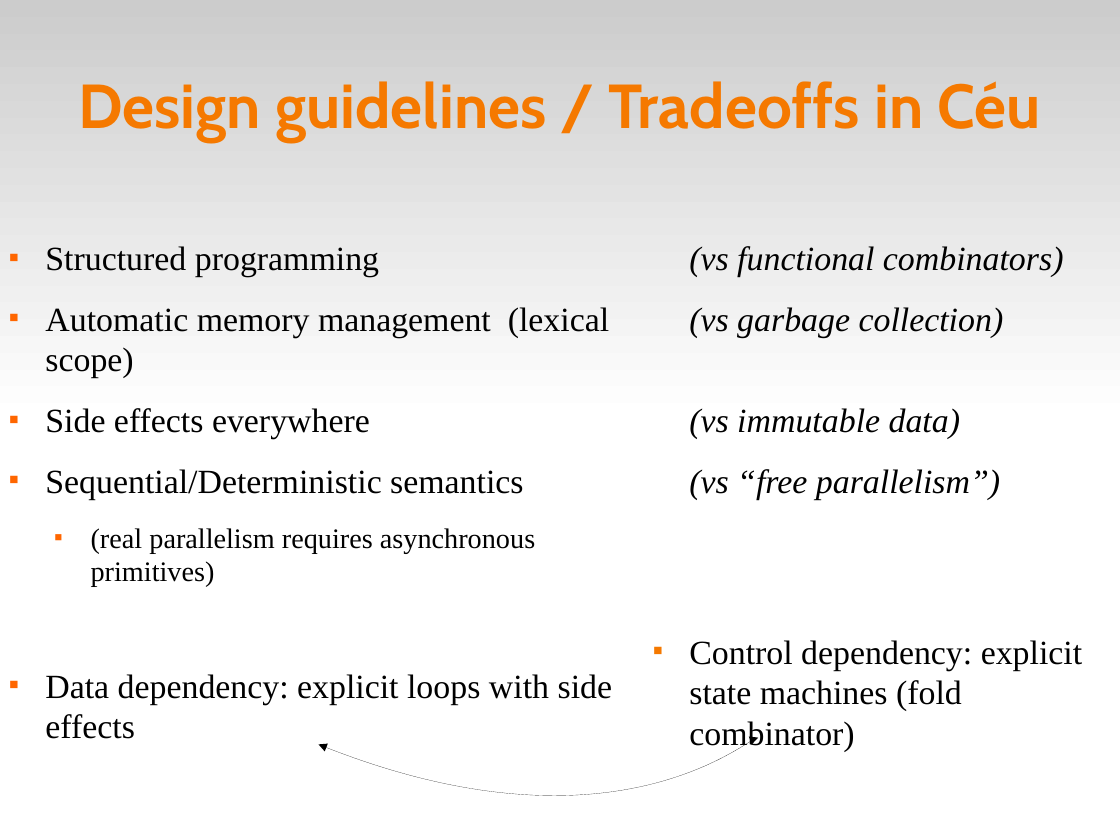
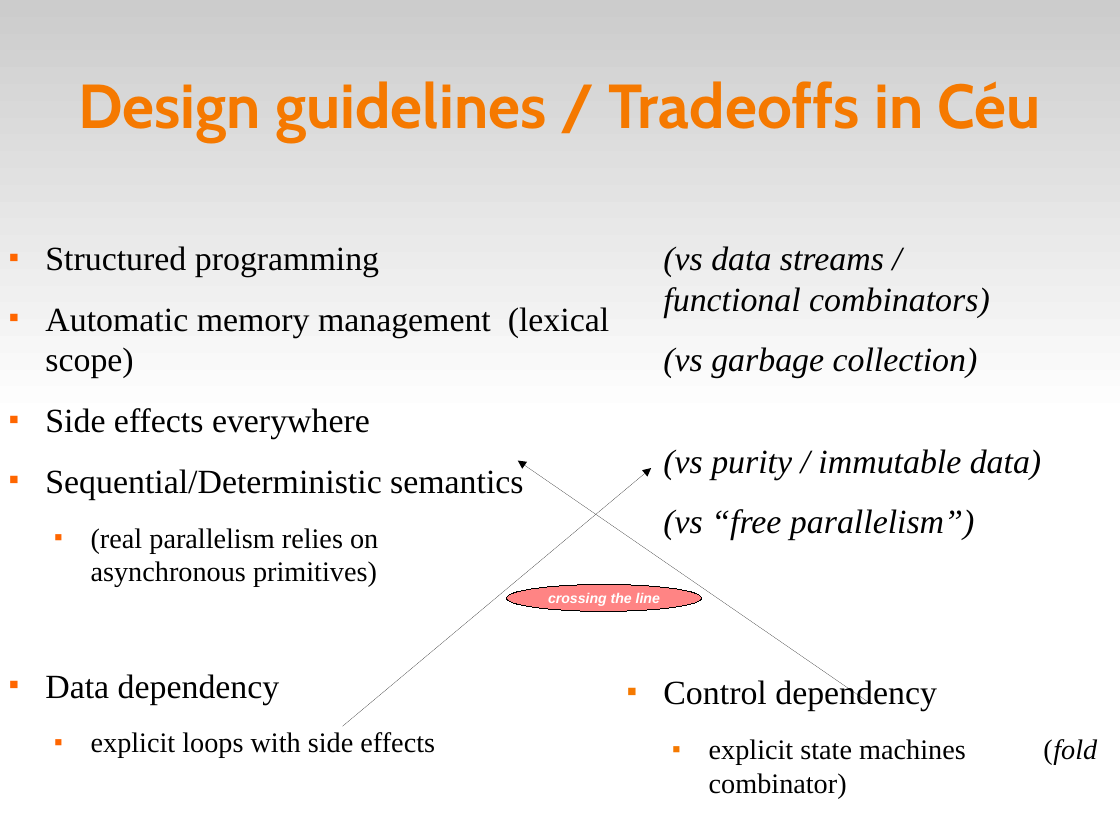
Before and after one commit to fsantanna-no/ceu-docs, a slide deck: slide 6 of ceu_curryon.odp. Drawn at 1120x840 pixels with LibreOffice and Linux fonts; fonts in the diff are those of the drawing. Boxes give left, top, right and bottom in pixels: in the first picture for what was removed or moved away, otherwise in the second. Text is boxed around its words. In the diff, an @@ line names an element or a change of style, - is before the commit and + after.

```diff
--- a/ceu_curryon.odp
+++ b/ceu_curryon.odp
@@ text "(vs data streams / functional ...": place and size @@
-text "(vs data streams / functional ..." at (689,246,1082,752)
+text "(vs data streams / functional ..." at (663,246,1097,765)
@@ text at (663,246,990,318): text changed @@
-(vs functional combinators)
+(vs data streams / functional combinators)
@@ text at (663,449,1041,480): text changed @@
-(vs immutable data)
+(vs purity / immutable data)
@@ arrow added from (343, 727) to (651, 469), #000000 0 pt @@
@@ arrow added from (869, 702) to (518, 460), #000000 0 pt @@
@@ text at (45,528,435,758): text changed @@
-  ■ (real parallelism requires asynchronous primitives)
-■ Data dependency: explicit loops with side effects
+  ■ (real parallelism relies on asynchronous primitives)
+■ Data dependency
+  ■ explicit loops with side effects
@@ ellipse added at (506,584,701,611), fill #FF3333 at 60% opacity, outline #000000 0 pt, 10 pt, text #FFFFFF, bold, italic @@
+crossing the line
@@ text at (663,678,1097,765): text changed; size 24 to 20 pt @@
-■ Control dependency: explicit state machines (fold combinator)
+■ Control dependency
+  ■ explicit state machines (fold combinator)
@@ freeform shape removed at (319,736,760,791) @@
```
Also in this commit, not shown: 4 other slides changed, 2 slides added, 1 slide removed, 3 other files.
